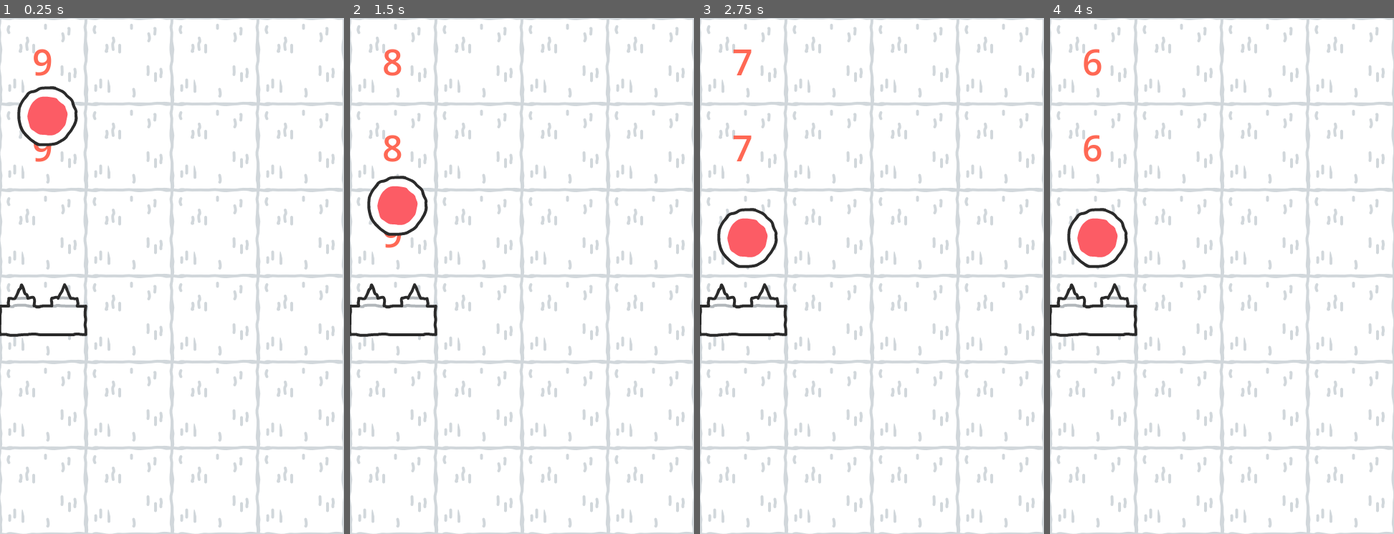
Above: before the commit, frames 1-4 (left to right).
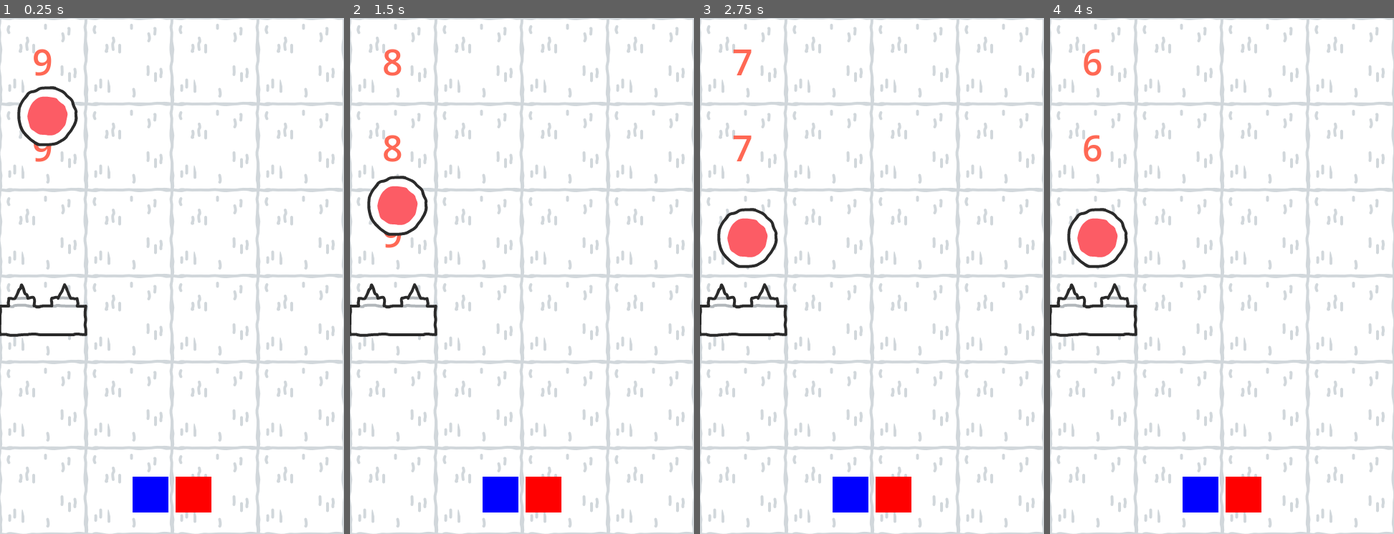
Above: after the commit, the same moments.

Repository: martinboue/ludum-dare-54
Game: Godot game, scene res://src/world.tscn
The game is run twice, just before and just after one commit, with the same random seed, the same clock (stepped at 60 frames per second) and the same inputs.
Inputs (mouse positions are in pixels of both pictures, inside the frame that each line leads up to):
- Up to frame 1 (0.25 s): no input
- Up to frame 2 (1.5 s): move the mouse to (597, 250) at 0.52 s; click (597, 250) at 0.67 s; move the mouse to (453, 301) at 1.27 s; click (453, 301) at 1.42 s
- Up to frame 3 (2.75 s): move the mouse to (906, 162) at 2.02 s; click (906, 162) at 2.17 s
- Up to frame 4 (4 s): tap Enter at 2.75 s; move the mouse to (1204, 379) at 2.77 s; click (1204, 379) at 2.92 s; tap Space at 3.5 s; move the mouse to (1325, 353) at 3.52 s; click (1325, 353) at 3.67 s

The runs differ from the first frame. In frame 1, 1.4% of the frame differs, in the area x 38-62%, y 88-96%; in frame 2, 1.4%; in frame 3, 1.4%; in frame 4, 1.4%.

Commit message:
feat: add unit selection toolbar

Diff:
--- a/project.godot
+++ b/project.godot
@@ -20,6 +20,7 @@
 window/size/viewport_width=480
 window/size/viewport_height=720
 window/stretch/mode="canvas_items"
+window/handheld/orientation=1
 
 [layer_names]
 
--- /dev/null
+++ b/src/hud.gd
@@ -0,0 +1,18 @@
+extends CanvasLayer
+
+signal unit_selection_changed(selected_unit)
+
+var selected_unit = null
+
+func _ready() -> void:
+	for c in get_tree().get_nodes_in_group("unit_picker"):
+		if c is UnitPicker:
+			c.selection_changed.connect(_raise_unit_selection_changed)
+
+func _raise_unit_selection_changed(is_selected, value) -> void:
+	if is_selected:
+		selected_unit = value
+		unit_selection_changed.emit(selected_unit)
+	elif selected_unit == value:
+		selected_unit = null
+		unit_selection_changed.emit(selected_unit)
--- /dev/null
+++ b/src/hud.tscn
@@ -0,0 +1,32 @@
+[gd_scene load_steps=3 format=3 uid="uid://5wxrk2uhicqd"]
+
+[ext_resource type="Script" path="res://src/hud.gd" id="1_qj2h8"]
+[ext_resource type="PackedScene" uid="uid://d4cr3cqb57b63" path="res://src/unit_picker.tscn" id="1_vqrfc"]
+
+[node name="HUD" type="CanvasLayer"]
+script = ExtResource("1_qj2h8")
+
+[node name="HBoxContainer" type="HBoxContainer" parent="."]
+anchors_preset = -1
+anchor_top = 0.931
+anchor_right = 1.0
+anchor_bottom = 1.0
+offset_top = -0.320068
+offset_bottom = -30.0
+grow_horizontal = 2
+grow_vertical = 0
+theme_override_constants/separation = 10
+alignment = 1
+metadata/_edit_use_anchors_ = true
+
+[node name="DefenderUnit" parent="HBoxContainer" instance=ExtResource("1_vqrfc")]
+layout_mode = 2
+color = Color(0, 0, 1, 1)
+
+[node name="SoldierUnit" parent="HBoxContainer" instance=ExtResource("1_vqrfc")]
+layout_mode = 2
+color = Color(1, 0, 0, 1)
+value = 1
+
+[connection signal="selection_changed" from="HBoxContainer/DefenderUnit" to="." method="_on_defender_unit_selection_changed"]
+[connection signal="selection_changed" from="HBoxContainer/SoldierUnit" to="." method="_on_soldier_unit_selection_changed"]
--- /dev/null
+++ b/src/unit_picker.gd
@@ -0,0 +1,30 @@
+class_name UnitPicker
+extends ColorRect
+
+@export var value :int = 0
+
+signal selection_changed(is_selected, selected_value)
+
+var selected = false
+var mouse_hover = false
+
+@onready var border: ColorRect = $Border
+
+func _input(event):
+	if event is InputEventMouseButton:
+		if event.pressed:
+			if mouse_hover and not selected:
+				selected = true
+				selection_changed.emit(selected, value)
+			elif mouse_hover or selected:
+				selected = false
+				selection_changed.emit(selected, value)
+
+func _on_mouse_entered():
+	mouse_hover = true
+
+func _on_mouse_exited():
+	mouse_hover = false
+
+func _on_selection_changed(is_selected, selected_value):
+	border.visible = is_selected
--- /dev/null
+++ b/src/unit_picker.tscn
@@ -0,0 +1,28 @@
+[gd_scene load_steps=2 format=3 uid="uid://d4cr3cqb57b63"]
+
+[ext_resource type="Script" path="res://src/unit_picker.gd" id="1_s5oal"]
+
+[node name="Control" type="ColorRect" groups=["unit_picker"]]
+custom_minimum_size = Vector2(50, 50)
+anchors_preset = 15
+anchor_right = 1.0
+anchor_bottom = 1.0
+offset_right = -430.0
+offset_bottom = -670.0
+grow_horizontal = 2
+grow_vertical = 2
+script = ExtResource("1_s5oal")
+
+[node name="Border" type="ColorRect" parent="."]
+visible = false
+show_behind_parent = true
+layout_mode = 0
+offset_left = -4.0
+offset_top = -4.0
+offset_right = 54.0
+offset_bottom = 54.0
+color = Color(0.0117647, 0.490196, 1, 1)
+
+[connection signal="mouse_entered" from="." to="." method="_on_mouse_entered"]
+[connection signal="mouse_exited" from="." to="." method="_on_mouse_exited"]
+[connection signal="selection_changed" from="." to="." method="_on_selection_changed"]
--- /dev/null
+++ b/src/world.gd
@@ -0,0 +1,6 @@
+extends Node2D
+
+var selected_unit = null
+
+func _on_hud_unit_selection_changed(selected_unit):
+	self.selected_unit = selected_unit
--- a/src/world.tscn
+++ b/src/world.tscn
@@ -1,10 +1,13 @@
 [gd_scene load_steps=4 format=3 uid="uid://5xxp6pditk76"]
 
+[ext_resource type="Script" path="res://src/world.gd" id="1_0r1rl"]
 [ext_resource type="PackedScene" uid="uid://dv8et4lw8l01b" path="res://src/map/map.tscn" id="1_yghnl"]
 [ext_resource type="PackedScene" uid="uid://c0vj8vuc83lh7" path="res://src/units/defenses/wall/wall.tscn" id="2_7ll8k"]
 [ext_resource type="PackedScene" uid="uid://clecguc2ldd6w" path="res://src/units/enemies/enemy.tscn" id="3_l1vvq"]
+[ext_resource type="PackedScene" uid="uid://5wxrk2uhicqd" path="res://src/hud.tscn" id="1_jnbij"]
 
 [node name="World" type="Node2D"]
+script = ExtResource("1_0r1rl")
 
 [node name="Map" parent="." instance=ExtResource("1_yghnl")]
 
@@ -13,3 +16,7 @@
 
 [node name="Enemy" parent="Map" instance=ExtResource("3_l1vvq")]
 position = Vector2(66, 112)
+
+[node name="HUD" parent="." instance=ExtResource("1_jnbij")]
+
+[connection signal="unit_selection_changed" from="HUD" to="." method="_on_hud_unit_selection_changed"]
Not shown, added: src/hud1AA6.tmp
